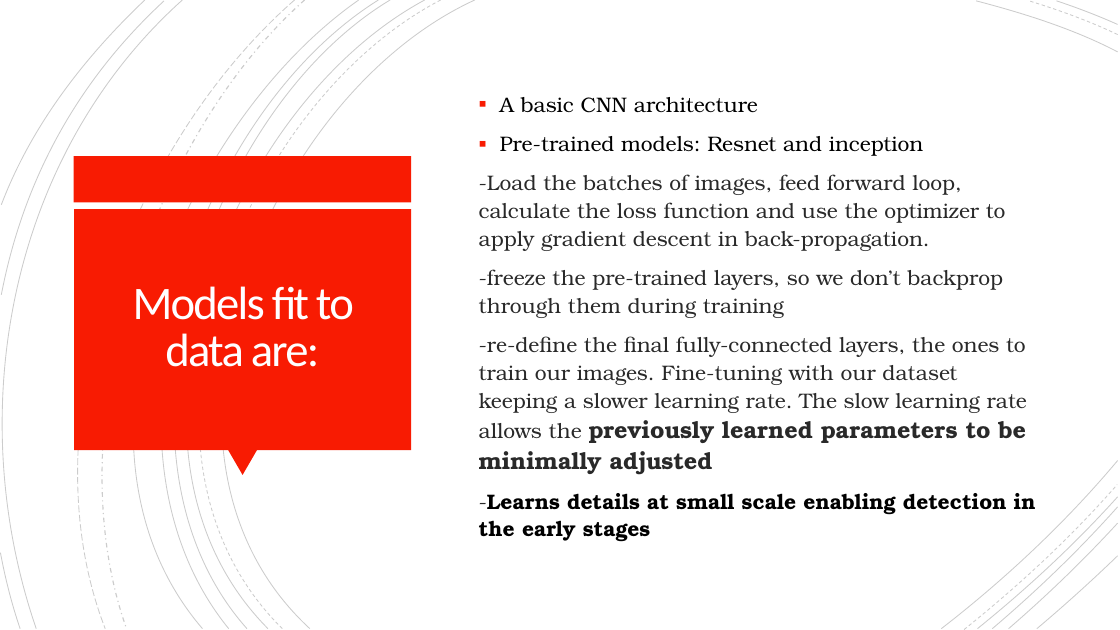
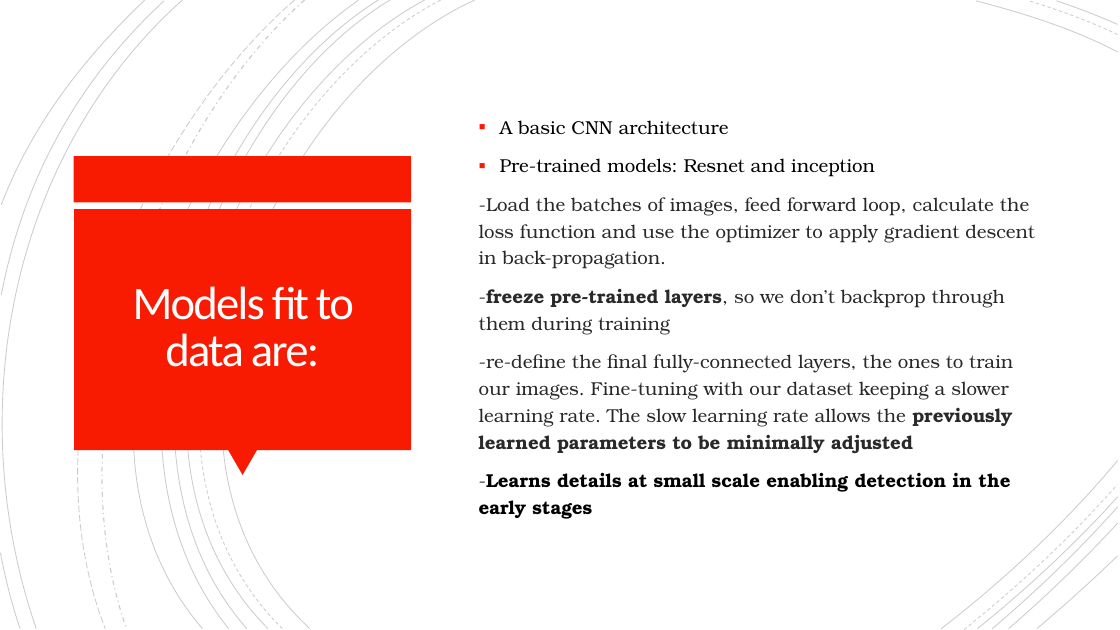
Before and after one commit to Kaoutar-Nahli/Early-Fire-Detection, a slide deck: slide 6 of deep-learning-fire-detection.pptx. Drawn at 1120x630 pixels with LibreOffice and Linux fonts; fonts in the diff are those of the drawing. Boxes give left, top, right and bottom in pixels: in the first picture for what was removed or moved away, otherwise in the second. Text is boxed around its words. In the diff, an @@ line names an element or a change of style, - is before the commit and + after.

```diff
--- a/deep-learning-fire-detection.pptx
+++ b/deep-learning-fire-detection.pptx
@@ text at box(479, 120, 1035, 519): size 18 to 16 pt in "A basic CNN architecture", "Pre-trained models: Resnet and inception", "-Load the batches of images, feed forward ...", "-re-define the final fully-connected layers, the ones ..." and 1 more places; size 20 to 16 pt in "previously learned parameters to be minimally adjusted"; line spacing 1.1 to 1.2 @@
@@ text at box(479, 289, 1005, 335): text changed; size 18 to 16 pt @@
--freeze the pre-trained layers, so we don’t backprop through them during training
+-freeze pre-trained layers, so we don’t backprop through them during training
```
Also in this commit, not shown: 8 other slides changed.
